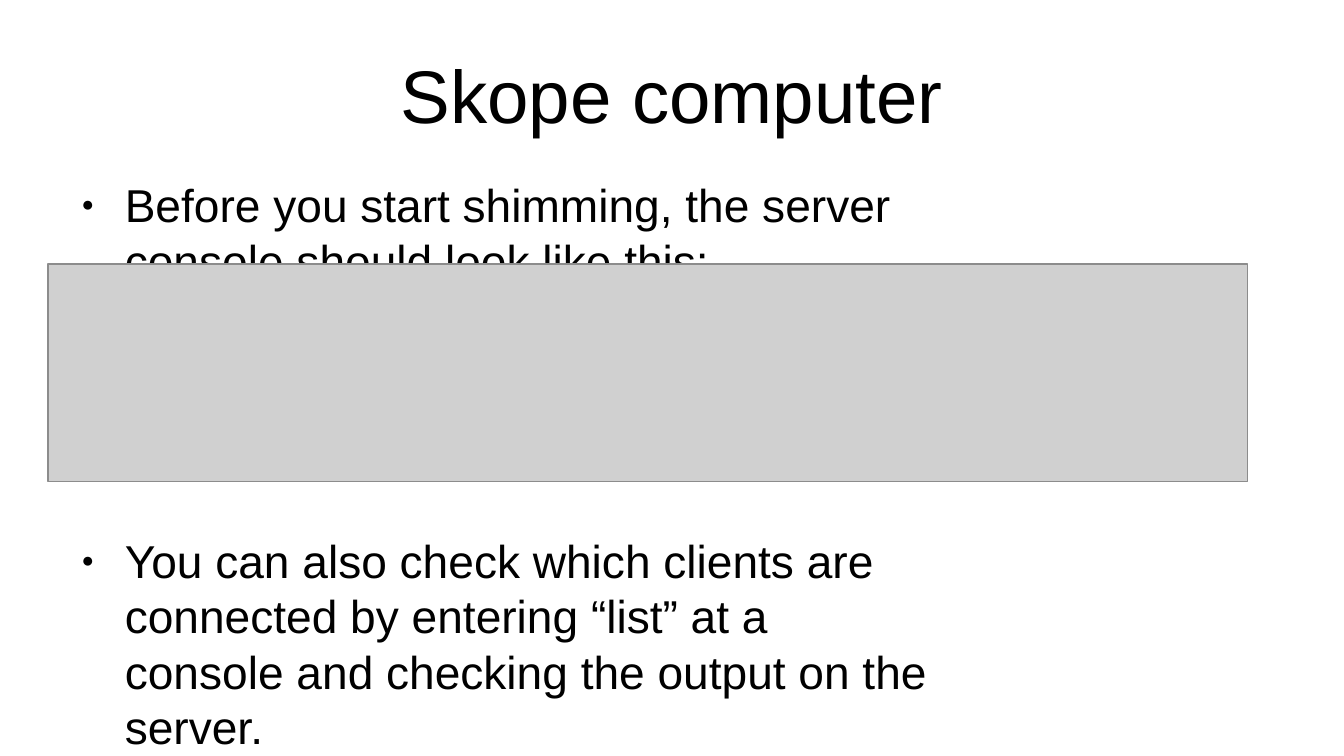
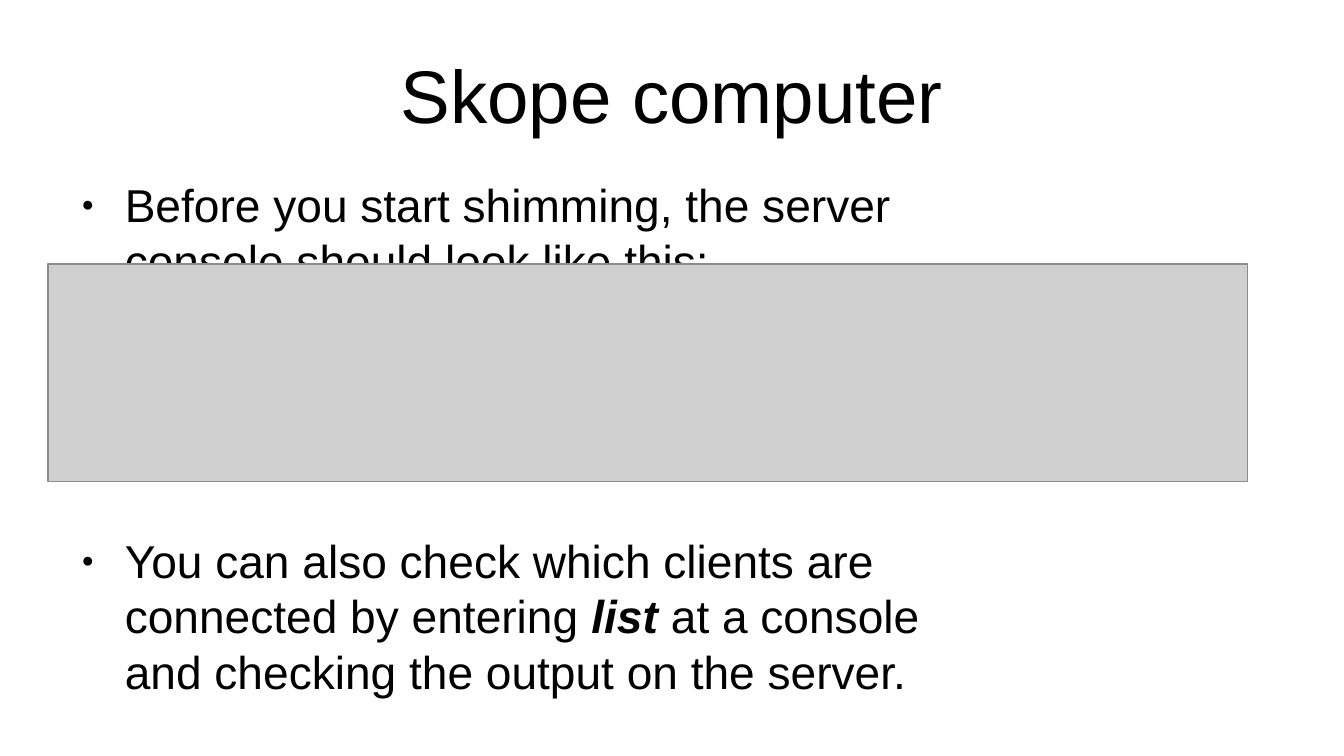
Before and after one commit to seventeenmagpie/skope-mrshim, a slide deck: slide 15 of shimmer/docs/user_guide_with_images.odp. Drawn at 1344x756 pixels with LibreOffice and Linux fonts; fonts in the diff are those of the drawing; grey boxes stand for pictures. Boxes give left, top, right and bottom in pixels: in the first picture for what was removed or moved away, otherwise in the second. Text is boxed around its words. In the diff, an @@ line names an element or a change of style, - is before the commit and + after.

Commit message:
- Rewrote mrshim_client.py to directly call libshim.dll, FINGERS    CROSSED THIS WORKS!!  - Implemented a soft Jupiter connection reset command,  - Implemented a Jupiter status printing toggle,  - Implemented better feedback about whether Jupiter is connected or    not,  - Added step by step instructions to powerpoint,

```diff
--- a/shimmer/docs/user_guide_with_images.odp
+++ b/shimmer/docs/user_guide_with_images.odp
@@ text at (125, 544, 919, 698): text changed @@
-● You can also check which clients are connected by entering “list” at a console and checking the output on the server.
+● You can also check which clients are connected by entering list at a console and checking the output on the server.
```
Also in this commit, not shown: 2 other slides changed, 12 other files.
